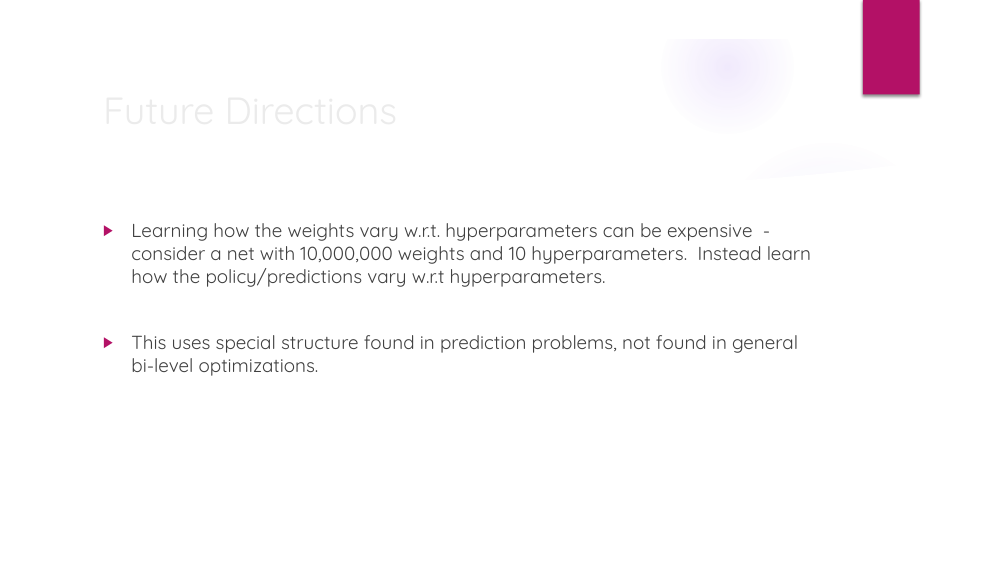
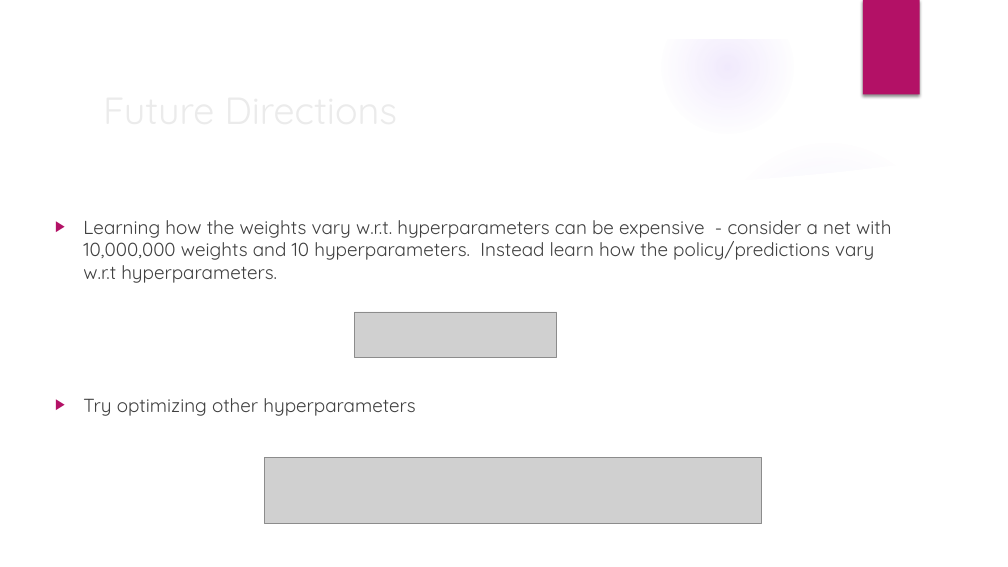
Before and after one commit to lorraine2/hypernet-hypertraining, a slide deck: slide 10 of talk/main.pptx. Drawn at 1008x567 pixels with LibreOffice and Linux fonts; fonts in the diff are those of the drawing; grey boxes stand for pictures; background and template pictures are left out. Boxes give left, top, right and bottom in pixels: in the first picture for what was removed or moved away, otherwise in the second. Text is boxed around its words. In the diff, an @@ line names an element or a change of style, - is before the commit and + after.

```diff
--- a/talk/main.pptx
+++ b/talk/main.pptx
@@ text "Learning how the weights vary ...": place and size @@
-text "Learning how the weights vary ..." at <box>131,223,811,376</box>
+text "Learning how the weights vary ..." at <box>83,220,891,416</box>
@@ picture added at <box>355,312,557,358</box> @@
@@ text at <box>83,398,415,416</box>: text changed @@
-▶ This uses special structure found in prediction problems, not found in general bi-level optimizations.
+▶ Try optimizing other hyperparameters
@@ picture added at <box>265,457,762,523</box> @@
```
Also in this commit, not shown: 5 other slides changed, 3 slides added, 1 slide removed, 3 other files.
